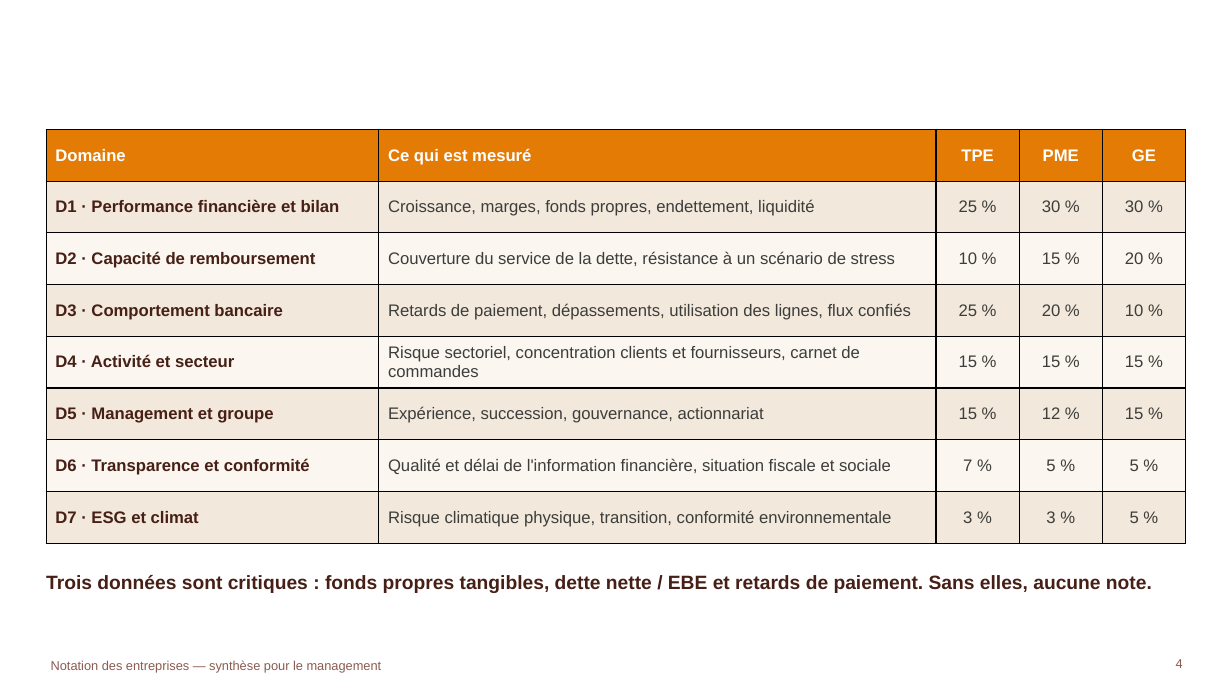
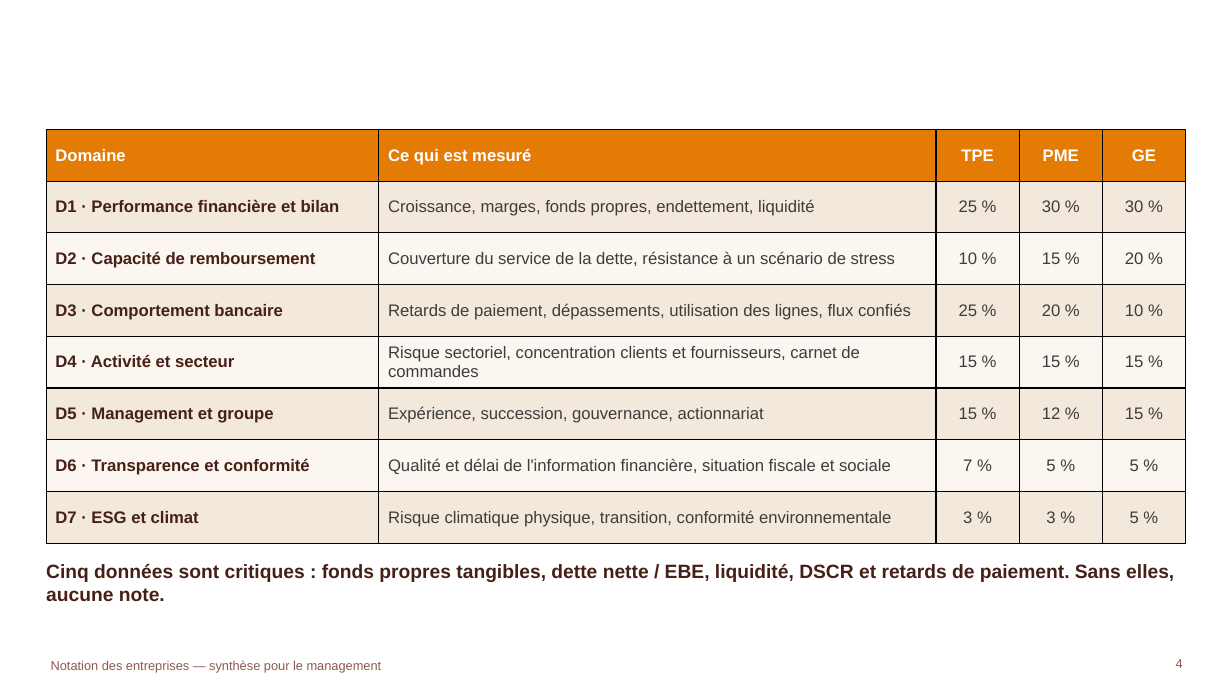
Before and after one commit to tariqeddoumi/Entreprise-scoring-cl, a slide deck: slide 4 of docs/presentations/Notation_entreprises_synthese_management.pptx. Drawn at 1232x693 pixels with LibreOffice and Linux fonts; fonts in the diff are those of the drawing; background and template pictures are left out. Boxes give left, top, right and bottom in pixels: in the first picture for what was removed or moved away, otherwise in the second. Text is boxed around its words. In the diff, an @@ line names an element or a change of style, - is before the commit and + after.

```diff
--- a/docs/presentations/Notation_entreprises_synthese_management.pptx
+++ b/docs/presentations/Notation_entreprises_synthese_management.pptx
@@ text at (x1=46, y1=564, x2=1174, y2=601): text changed @@
-Trois données sont critiques : fonds propres tangibles, dette nette / EBE et retards de paiement. Sans elles, aucune note.
+Cinq données sont critiques : fonds propres tangibles, dette nette / EBE, liquidité, DSCR et retards de paiement. Sans elles, aucune note.
```
Also in this commit, not shown: 4 other slides changed, 19 other files.
